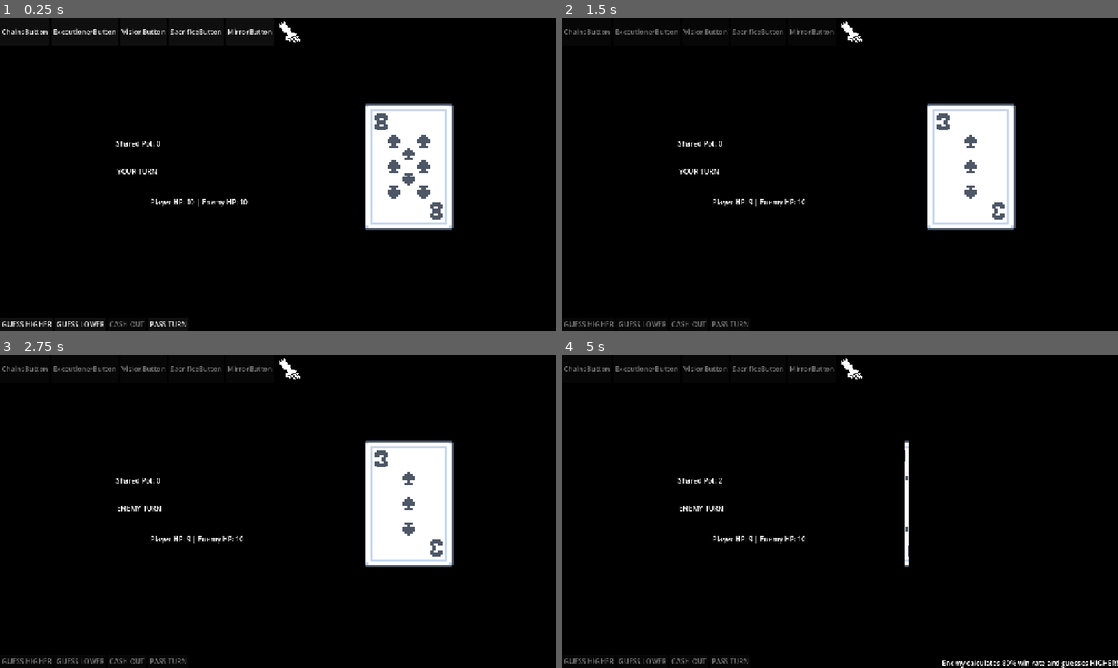
Above: before the commit, frames 1-4 (two rows, left to right).
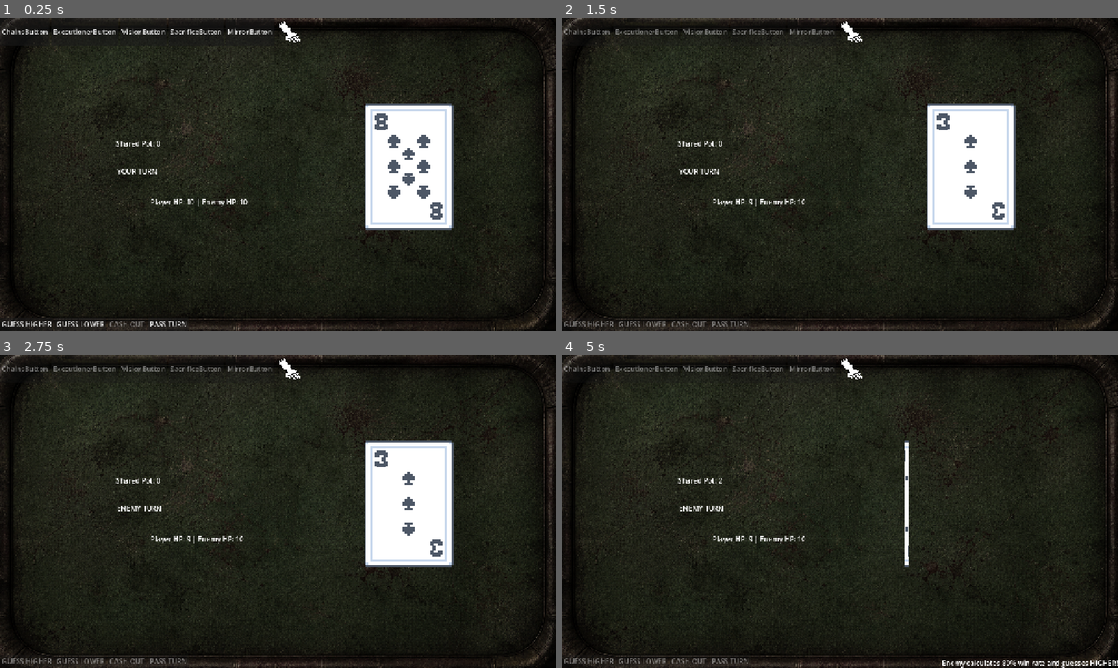
Above: after the commit, the same moments.

Repository: wadahac/HighLowPrototype
Game: Godot game, scene res://scenes/main.tscn
Two runs of this game, one before a commit and one after it. Both use one fixed random seed, a clock stepped at 60 frames per second and the inputs below.
Inputs:
- Up to frame 1 (0.25 s): no input
- Up to frame 2 (1.5 s): click "GUESS HIGHER" at 0.5 s; tap Enter at 1.25 s
- Up to frame 3 (2.75 s): no input
- Up to frame 4 (5 s): tap Space at 2.75 s; tap Enter at 4.25 s

The runs differ from the first frame. In frame 1, 64% of the frame differs, in the area x 0-100%, y 0-100%; in frame 2, 66%; in frame 3, 66%; in frame 4, 71%.

Commit message:
changed background

Diff:
--- a/high-low-prototype/scenes/main.tscn
+++ b/high-low-prototype/scenes/main.tscn
@@ -4,19 +4,25 @@
 [ext_resource type="Script" uid="uid://bikflwn44ytxp" path="res://src/EnemyAI.gd" id="2_0wfyh"]
 [ext_resource type="Texture2D" uid="uid://dm5lou6we6swy" path="res://assets/cards/card_7.png" id="2_jyhfs"]
 [ext_resource type="Texture2D" uid="uid://dlf70ia2gimmb" path="res://assets/trumps/SoulThievery.png" id="2_sugp2"]
+[ext_resource type="Texture2D" uid="uid://cdhqbq2ht8wo6" path="res://assets/texture/table_bg.png" id="2_tbgi4"]
 
 [node name="Main" type="Node2D" unique_id=182343160]
 script = ExtResource("1_o5qli")
 
 [node name="UI_Layer" type="CanvasLayer" parent="." unique_id=1495939711]
 
-[node name="Background" type="ColorRect" parent="UI_Layer" unique_id=1932712271]
+[node name="Background" type="TextureRect" parent="UI_Layer" unique_id=1029146958]
 anchors_preset = 15
 anchor_right = 1.0
 anchor_bottom = 1.0
+offset_left = -1.4367676
+offset_top = -1.0
+offset_right = 1.4367676
+offset_bottom = 1.0
 grow_horizontal = 2
 grow_vertical = 2
-color = Color(0, 0, 0, 1)
+texture = ExtResource("2_tbgi4")
+expand_mode = 1
 
 [node name="Vignette" type="TextureRect" parent="UI_Layer" unique_id=1491990849]
 offset_right = 40.0
